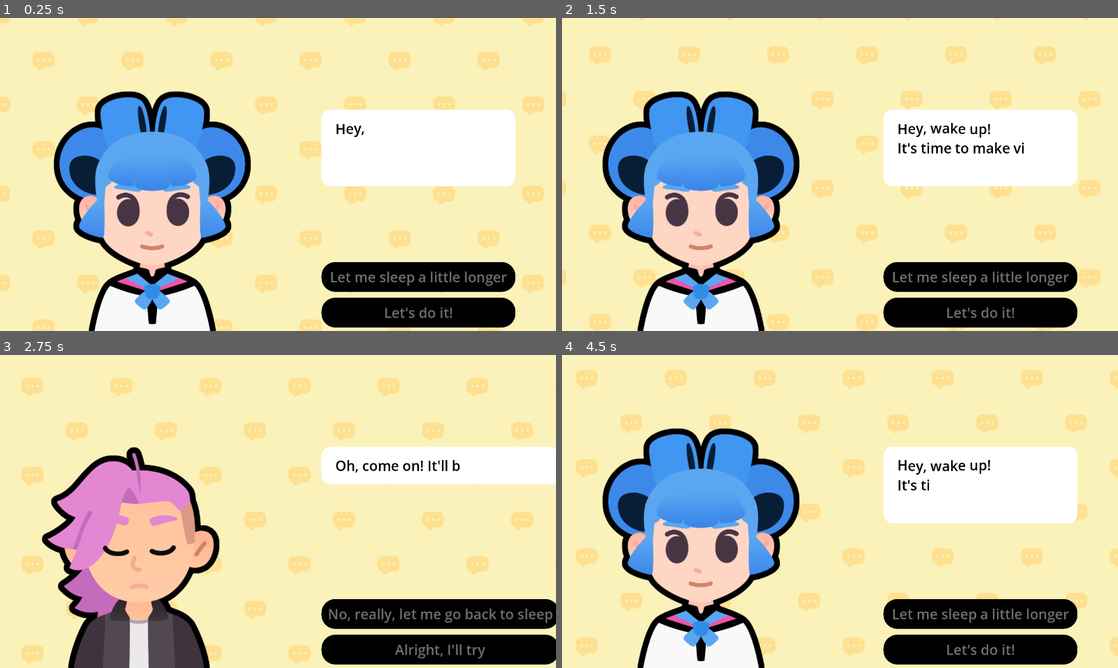
Above: before the commit, frames 1-4 (two rows, left to right).
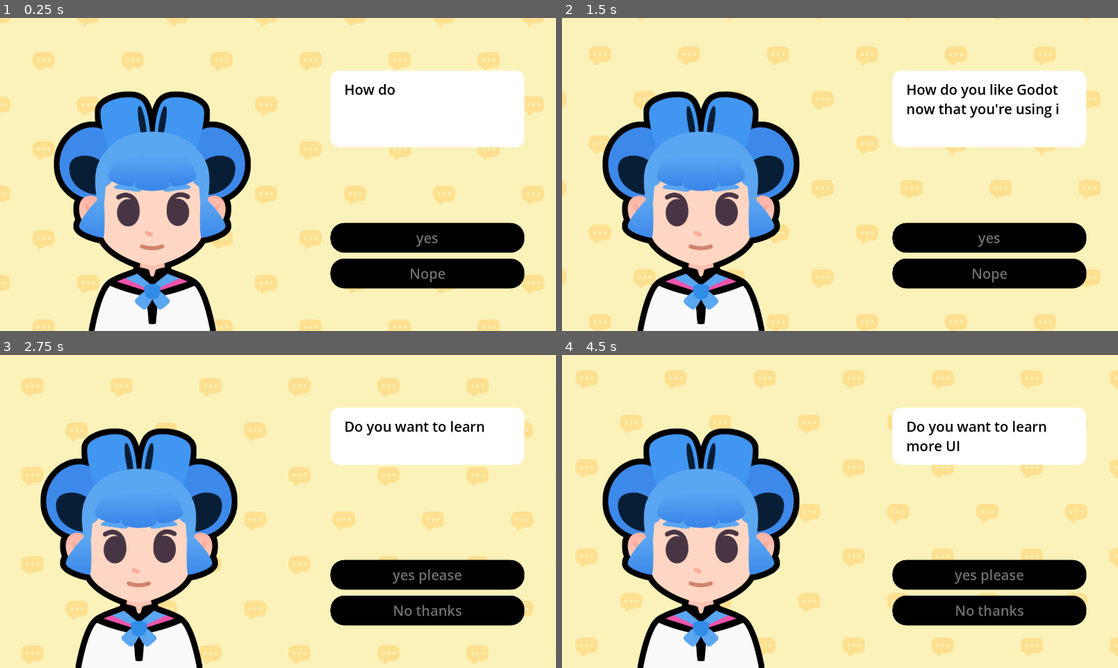
Above: after the commit, the same moments.

Repository: geneyvar/M8-Start-a-Dialog
Game: Godot game, scene res://lessons/dialogue.tscn
Same seed, same stepped clock (60 frames per second), same inputs: the game is played once before the commit and once after it. Sound files missing from this copy of the repository are replaced by a short silence.
Inputs (mouse positions are in pixels of both pictures, inside the frame that each line leads up to):
- Up to frame 1 (0.25 s): no input
- Up to frame 2 (1.5 s): tap Enter at 0.5 s; move the mouse to (962, 158) at 0.52 s; tap Z at 0.6, 1.35 s; click (962, 158) at 0.67 s; tap Space at 0.77 s; move the mouse to (728, 190) at 1.27 s; click (728, 190) at 1.42 s
- Up to frame 3 (2.75 s): tap Space at 1.52 s; click "Let me sleep a little longer" (after the commit: "yes") at 2 s
- Up to frame 4 (4.5 s): move the mouse to (895, 442) at 2.77 s; tap Z at 2.85, 4.35 s; click (895, 442) at 2.92 s; click "No, really, let me go back to…" (after the commit: "yes please") at 3.5 s; move the mouse to (812, 574) at 4.27 s; click (812, 574) at 4.42 s

The runs differ from the first frame. In frame 1, 17% of the frame differs, in the area x 57-95%, y 16-99%; in frame 2, 18%; in frame 3, 36%, in the area x 7-100%, y 16-100%; in frame 4, 19%.

Commit message:
M8 L6 finished

Diff:
--- a/lessons/dialogue.gd
+++ b/lessons/dialogue.gd
@@ -1,56 +1,5 @@
 extends Control
-
-var expressions := {
-	"happy": preload ("res://assets/emotion_happy.png"),
-	"regular": preload ("res://assets/emotion_regular.png"),
-	"sad": preload ("res://assets/emotion_sad.png"),
-}
-
-var bodies := {
-	"sophia": preload ("res://assets/sophia.png"),
-	"pink": preload ("res://assets/pink.png")
-}
-
-## An array of dictionaries. Each dictionary has four properties:
-## - expression: a [code]Texture[/code] containing an expression
-## - text: a [code]String[/code] containing the text the character says
-## - character: a [code]Texture[/code] representing the character, that we extract from the [code]bodies[/code] dictionary
-## - choices: a [code]dictionary[/code] with [code]String[/code] keys and [code]int[/code] values
-var dialogue_items: Array[Dictionary] = [
-	{
-		"expression": expressions["regular"],
-		"text": "[wave]Hey, wake up![/wave]\nIt's time to make video games.",
-		"character": bodies["sophia"],
-		"choices": {
-			"Let me sleep a little longer": 2,
-			"Let's do it!": 1,
-		},
-	},
-	{
-		"expression": expressions["happy"],
-		"text": "Great! Your first task will be to write a [b]dialogue tree[/b].",
-		"character": bodies["sophia"],
-		"choices": {
-			"I will do my best": 3,
-			"No, let me go back to sleep": 2,
-		},
-	},
-	{
-		"expression": expressions["sad"],
-		"text": "Oh, come on! It'll be fun.",
-		"character": bodies["pink"],
-		"choices": {
-			"No, really, let me go back to sleep": 0,
-			"Alright, I'll try": 1,
-		},
-	},
-	{
-		"expression": expressions["happy"],
-		"text": "That's the spirit! [wave]You can do it![/wave]",
-		"character": bodies["pink"],
-		"choices": {"Okay! (Quit)": - 1},
-	},
-]
+@export var dialogue_items: Array[DialogueItem] = []
 
 ## UI element that shows the texts
 @onready var rich_text_label: RichTextLabel = %RichTextLabel
@@ -67,26 +16,27 @@
 func _ready() -> void:
 	show_text(0)
 
+
 ## Draws the selected text
 ## [param current_item_index] Displays the currently selected index from the dialogue array
 func show_text(current_item_index: int) -> void:
 	# We retrieve the current item from the array
 	var current_item := dialogue_items[current_item_index]
+	# We set the initial visible ratio to the text to 0, so we can change it in the tween
+	rich_text_label.visible_ratio = 0.0
 	# from the item, we extract the properties.
 	# We set the text to the rich text control
 	# And we set the appropriate expression texture
-	rich_text_label.text = current_item["text"]
-	expression.texture = current_item["expression"]
-	body.texture = current_item["character"]
-	create_buttons(current_item["choices"])
-	# We set the initial visible ratio to the text to 0, so we can change it in the tween
-	rich_text_label.visible_ratio = 0.0
+	rich_text_label.text = current_item.text
+	expression.texture = current_item.expression
+	body.texture = current_item.character
+	create_buttons(current_item.choices)
 	# We create a tween that will draw the text
 	var tween := create_tween()
 	# A variable that holds the amount of time for the text to show, in seconds
 	# We could write this directly in the tween call, but this is clearer.
 	# We will also use this for deciding on the sound length
-	var text_appearing_duration: float = current_item["text"].length() / 30.0
+	var text_appearing_duration := (current_item["text"] as String).length() / 30.0
 	# We show the text slowly
 	tween.tween_property(rich_text_label, "visible_ratio", 1.0, text_appearing_duration)
 	# We randomize the audio playback's start time to make it sound different
@@ -102,36 +52,28 @@
 
 	# We animate the character sliding in.
 	slide_in()
-
-	# We disable the buttons, and re-enable them after the text is shown
+	# We disable all buttons until the tween completes
 	for button: Button in action_buttons_v_box_container.get_children():
 		button.disabled = true
-	tween.finished.connect(func() -> void:
+	tween.finished.connect( func() -> void:
 		for button: Button in action_buttons_v_box_container.get_children():
 			button.disabled = false
 	)
 
+
 ## Adds buttons to the buttons container
-## [param choices_data] A dictionary of [String] keys where each key represents
-##                      a sentence that the player can select, and each [int] value
-##                      represents a key for the next text item.
-func create_buttons(choices_data: Dictionary) -> void:
-	# We remove all previous buttons
+## [param choices_data] An array of [DialogChoice]
+func create_buttons(choices_data: Array[DialogueChoice]) -> void:
 	for button in action_buttons_v_box_container.get_children():
 		button.queue_free()
-	# We loop over all the dictionary keys
-	for choice_text in choices_data:
+	for choice in choices_data:
 		var button := Button.new()
 		action_buttons_v_box_container.add_child(button)
-		button.text = choice_text
-		# We extract the target line index from the dictionary value
-		var target_line_idx: int = choices_data[choice_text]
-		if target_line_idx == - 1:
-			# If the target line index is -1, we want to quit
+		button.text = choice.text
+		if choice.is_quit == true:
 			button.pressed.connect(get_tree().quit)
 		else:
-			# Otherwise we bind the target line index to the show_text function
-			# and use that in the pressed signal's connection
+			var target_line_idx := choice.target_line_idx
 			button.pressed.connect(show_text.bind(target_line_idx))
 
 ## Animates the character when they start talking
--- a/lessons/dialogue.tscn
+++ b/lessons/dialogue.tscn
@@ -1,12 +1,68 @@
-[gd_scene load_steps=9 format=3 uid="uid://chprvwfixox2y"]
+[gd_scene load_steps=20 format=3 uid="uid://chprvwfixox2y"]
 
 [ext_resource type="Theme" uid="uid://cshg3sgf0xxq" path="res://assets/main_theme.tres" id="1_nggfo"]
 [ext_resource type="Script" uid="uid://c673ndsi3esbr" path="res://lessons/dialogue.gd" id="2_n1q1t"]
 [ext_resource type="Shader" uid="uid://dm7717xxg836f" path="res://assets/sliding_background.gdshader" id="3_3nfwl"]
+[ext_resource type="Script" uid="uid://dei5f1ruqnct7" path="res://lessons/dialogue_item.gd" id="3_xlxck"]
 [ext_resource type="Texture2D" uid="uid://bnly1gkbxw6b5" path="res://assets/bubble_pattern.png" id="4_xuy0d"]
 [ext_resource type="Texture2D" uid="uid://copkt78vgp37i" path="res://assets/sophia.png" id="5_g5y1a"]
+[ext_resource type="Script" uid="uid://itdxxii7hrfw" path="res://lessons/dialogue_choice.gd" id="5_ujubm"]
 [ext_resource type="Texture2D" uid="uid://d000xjtr4iqtk" path="res://assets/emotion_regular.png" id="6_bayqr"]
 [ext_resource type="AudioStream" uid="uid://chgko4hmxwxu5" path="res://assets/talking_synth.ogg" id="7_1fga6"]
+
+[sub_resource type="Resource" id="Resource_xlxck"]
+script = ExtResource("5_ujubm")
+text = "yes"
+target_line_idx = 1
+metadata/_custom_type_script = "uid://itdxxii7hrfw"
+
+[sub_resource type="Resource" id="Resource_ujubm"]
+script = ExtResource("5_ujubm")
+text = "Nope"
+is_quit = true
+metadata/_custom_type_script = "uid://itdxxii7hrfw"
+
+[sub_resource type="Resource" id="Resource_rjbgl"]
+script = ExtResource("3_xlxck")
+choices = Array[ExtResource("5_ujubm")]([SubResource("Resource_xlxck"), SubResource("Resource_ujubm")])
+text = "How do you like Godot now that you're using it for UI?"
+metadata/_custom_type_script = "uid://dei5f1ruqnct7"
+
+[sub_resource type="Resource" id="Resource_gkm7m"]
+script = ExtResource("5_ujubm")
+text = "yes please"
+target_line_idx = 1
+metadata/_custom_type_script = "uid://itdxxii7hrfw"
+
+[sub_resource type="Resource" id="Resource_1m3r0"]
+script = ExtResource("5_ujubm")
+text = "No thanks"
+is_quit = true
+metadata/_custom_type_script = "uid://itdxxii7hrfw"
+
+[sub_resource type="Resource" id="Resource_1f3kq"]
+script = ExtResource("3_xlxck")
+choices = Array[ExtResource("5_ujubm")]([SubResource("Resource_gkm7m"), SubResource("Resource_1m3r0")])
+text = "Do you want to learn more UI?"
+metadata/_custom_type_script = "uid://dei5f1ruqnct7"
+
+[sub_resource type="Resource" id="Resource_5rpy8"]
+script = ExtResource("5_ujubm")
+text = "yes "
+target_line_idx = 1
+metadata/_custom_type_script = "uid://itdxxii7hrfw"
+
+[sub_resource type="Resource" id="Resource_ifs2s"]
+script = ExtResource("5_ujubm")
+text = "no"
+is_quit = true
+metadata/_custom_type_script = "uid://itdxxii7hrfw"
+
+[sub_resource type="Resource" id="Resource_m4u2h"]
+script = ExtResource("3_xlxck")
+choices = Array[ExtResource("5_ujubm")]([SubResource("Resource_5rpy8"), SubResource("Resource_ifs2s")])
+text = "Should we stop?"
+metadata/_custom_type_script = "uid://dei5f1ruqnct7"
 
 [sub_resource type="ShaderMaterial" id="ShaderMaterial_efgpg"]
 shader = ExtResource("3_3nfwl")
@@ -24,6 +80,7 @@
 grow_vertical = 2
 theme = ExtResource("1_nggfo")
 script = ExtResource("2_n1q1t")
+dialogue_items = Array[ExtResource("3_xlxck")]([SubResource("Resource_rjbgl"), SubResource("Resource_1f3kq"), SubResource("Resource_m4u2h")])
 
 [node name="Background" type="ColorRect" parent="."]
 material = SubResource("ShaderMaterial_efgpg")
@@ -63,13 +120,14 @@
 clip_contents = true
 layout_mode = 1
 anchors_preset = -1
-anchor_left = 0.75
-anchor_right = 1.0
-anchor_bottom = 1.0
-offset_left = -330.0
-offset_top = 316.0
-offset_right = -139.67993
-offset_bottom = -12.0
+anchor_left = 0.59400004
+anchor_top = 0.16800001
+anchor_right = 0.943
+anchor_bottom = 0.864
+offset_left = 0.51989746
+offset_top = -0.4400177
+offset_right = 0.76000977
+offset_bottom = -0.11999512
 focus_mode = 3
 mouse_filter = 0
 
--- /dev/null
+++ b/lessons/dialogue_choice.gd
@@ -0,0 +1,5 @@
+class_name DialogueChoice extends Resource
+
+@export var text := ""
+@export_range(0, 20) var target_line_idx := 0
+@export var is_quit := false
--- /dev/null
+++ b/lessons/dialogue_item.gd
@@ -0,0 +1,3 @@
+class_name DialogueItem extends SlideShowEntry
+
+@export var choices: Array[DialogueChoice] = []
--- a/lessons/slideshow.tscn
+++ b/lessons/slideshow.tscn
@@ -6,7 +6,6 @@
 [ext_resource type="Shader" uid="uid://dm7717xxg836f" path="res://assets/sliding_background.gdshader" id="3_qyyxv"]
 [ext_resource type="Texture2D" uid="uid://bnly1gkbxw6b5" path="res://assets/bubble_pattern.png" id="4_s7o0p"]
 [ext_resource type="Texture2D" uid="uid://copkt78vgp37i" path="res://assets/sophia.png" id="5_omd3l"]
-[ext_resource type="Texture2D" uid="uid://dchimpdsnda13" path="res://assets/emotion_happy.png" id="6_nfiii"]
 [ext_resource type="Texture2D" uid="uid://d000xjtr4iqtk" path="res://assets/emotion_regular.png" id="6_vfoky"]
 [ext_resource type="AudioStream" uid="uid://chgko4hmxwxu5" path="res://assets/talking_synth.ogg" id="7_nppuw"]
 
@@ -18,7 +17,6 @@
 
 [sub_resource type="Resource" id="Resource_05ve0"]
 script = ExtResource("3_ct2eq")
-expression = ExtResource("6_nfiii")
 text = "And now my properties are all well typed!
 "
 metadata/_custom_type_script = "uid://ci0bnowe7sdmx"
Not shown, added: lessons/dialogue_choice.gd.uid
Not shown, added: lessons/dialogue_item.gd.uid
Not shown: 1 places in lessons/slideshow.tscn that only renumber resources
